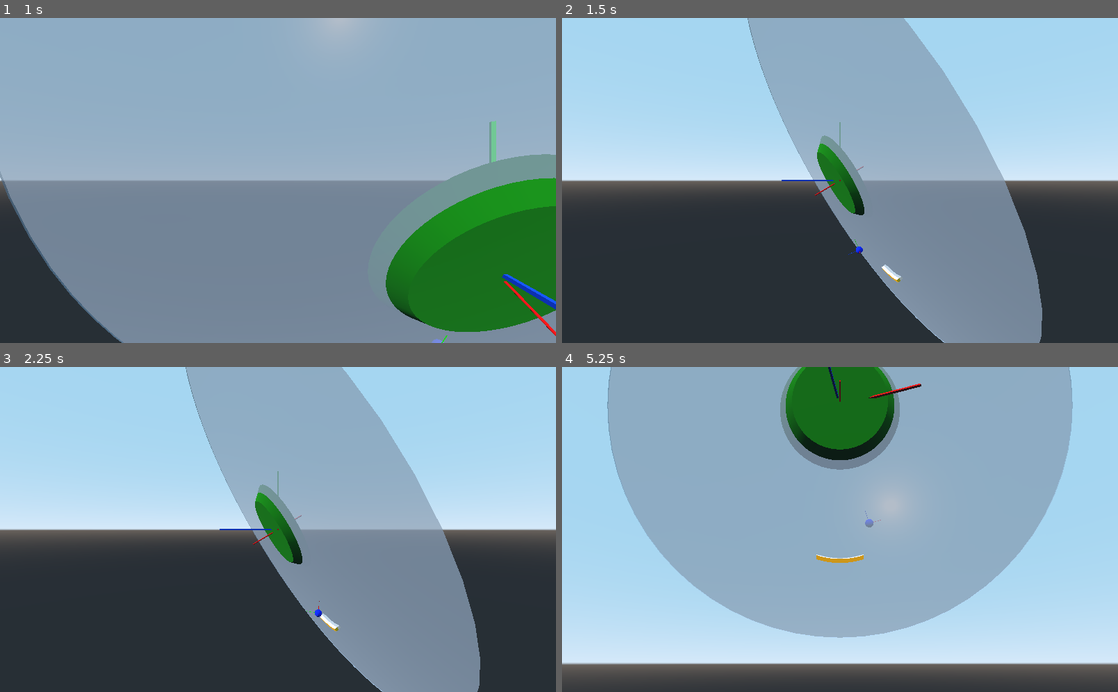
Above: before the commit, frames 1-4 (two rows, left to right).
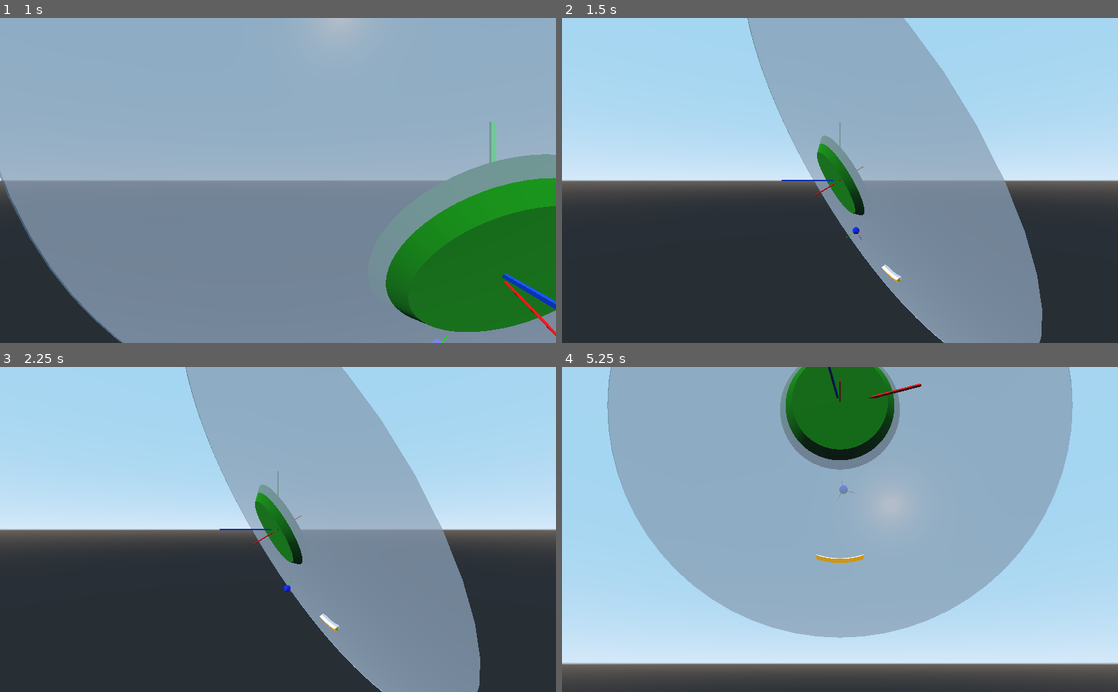
Above: after the commit, the same moments.

Repository: teratron/treaker
Game: Godot game, scene res://src/world/World.tscn
Two runs of this game, one before a commit and one after it. Both use one fixed random seed, a clock stepped at 60 frames per second and the inputs below.
Inputs (mouse positions are in pixels of both pictures, inside the frame that each line leads up to):
- Up to frame 1 (1 s): tap Enter at 0.5 s; move the mouse to (305, 180) at 0.52 s; press the mouse at (305, 180) at 0.53 s; hold W (move_forward) from 0.53 s (still down)
- Up to frame 2 (1.5 s): keep holding W (move_forward); move the mouse to (812, 180) at 1.27 s; release the mouse at (812, 180) at 1.28 s; tap C (toggle_camera) at 1.35 s; click (812, 180) at 1.42 s
- Up to frame 3 (2.25 s): keep holding W (move_forward); tap Space (move_up) at 2 s; move the mouse to (289, 523) at 2.02 s; tap Alt (use_ability) at 2.1 s; click (289, 523) at 2.17 s
- Up to frame 4 (5.25 s): keep holding W (move_forward); move the mouse to (834, 536) at 2.77 s; tap P at 2.85 s; click (834, 536) at 2.92 s; tap Enter at 3.5, 5 s; move the mouse to (878, 532) at 3.52 s; tap T at 3.6 s; click (878, 532) at 3.67 s; tap Space (move_up) at 4.25 s; move the mouse to (795, 526) at 4.27 s; click (795, 526) at 4.35 s; move the mouse to (845, 529) at 5.02 s; hold C (toggle_camera) from 5.03 s (still down); click (845, 529) at 5.17 s

Frame 1 is identical in both runs. In frame 2, less than 0.1% of the frame differs, in the area x 51-55%, y 64-73%; in frame 3, less than 0.1%; in frame 4, less than 0.1%, in the area x 49-58%, y 35-50%.

Commit message:
Ball linear velocity

Diff:
--- a/app/src/player/Ball.gd
+++ b/app/src/player/Ball.gd
@@ -84,7 +84,7 @@
 	#if !direction.is_normalized():
 	velocity = direction.normalized() * speed #* get_physics_process_delta_time())
 	#velocity.z = 0
-	velocity = player.transform.basis.xform(velocity)
+	#velocity = player.transform.basis.xform(velocity)
 	set_linear_velocity(velocity)
 
 
--- a/app/src/player/Player.gd
+++ b/app/src/player/Player.gd
@@ -55,9 +55,7 @@
 	if event is InputEventKey || InputEventMouseButton:
 		if event.is_action_pressed("use_shot"):
 			if ball.status == ball.PARKED:
-				#prints(ball.transform.basis.y, transform.basis.xform(ball.transform.basis.y))
-				ball.start(ball.transform.basis.y)
-				#ball.start(transform.basis.xform(ball.transform.basis.y))
+				ball.start(transform.basis.xform(ball.transform.basis.y))
 
 		if event.is_action_pressed("ui_pause"):
 			ball.pause()
